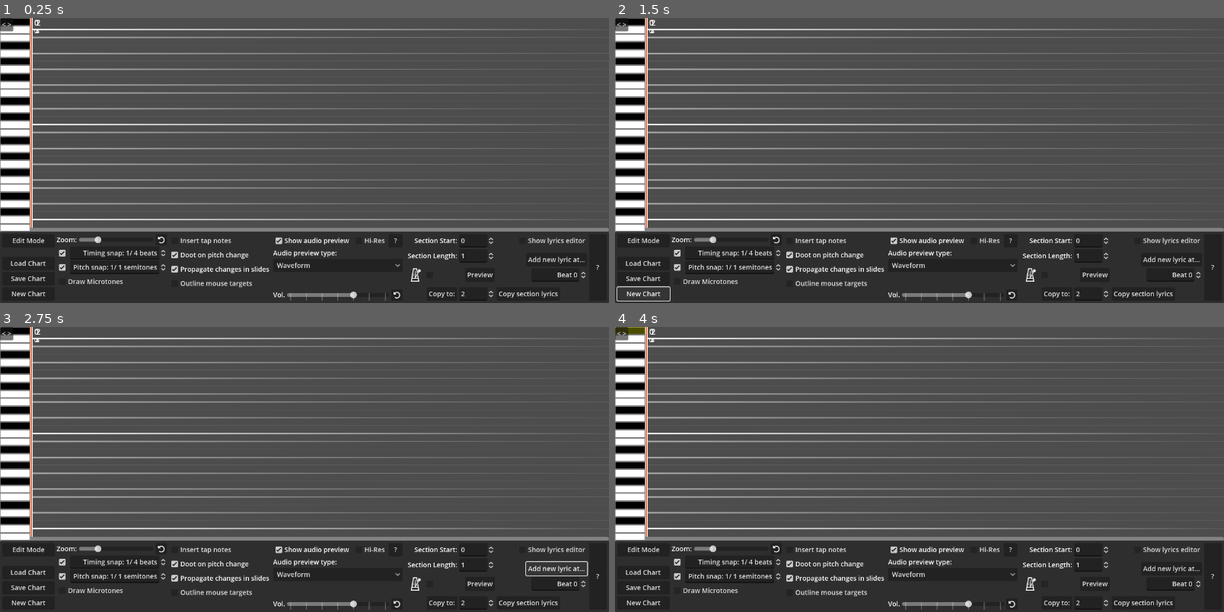
Above: before the commit, frames 1-4 (two rows, left to right).
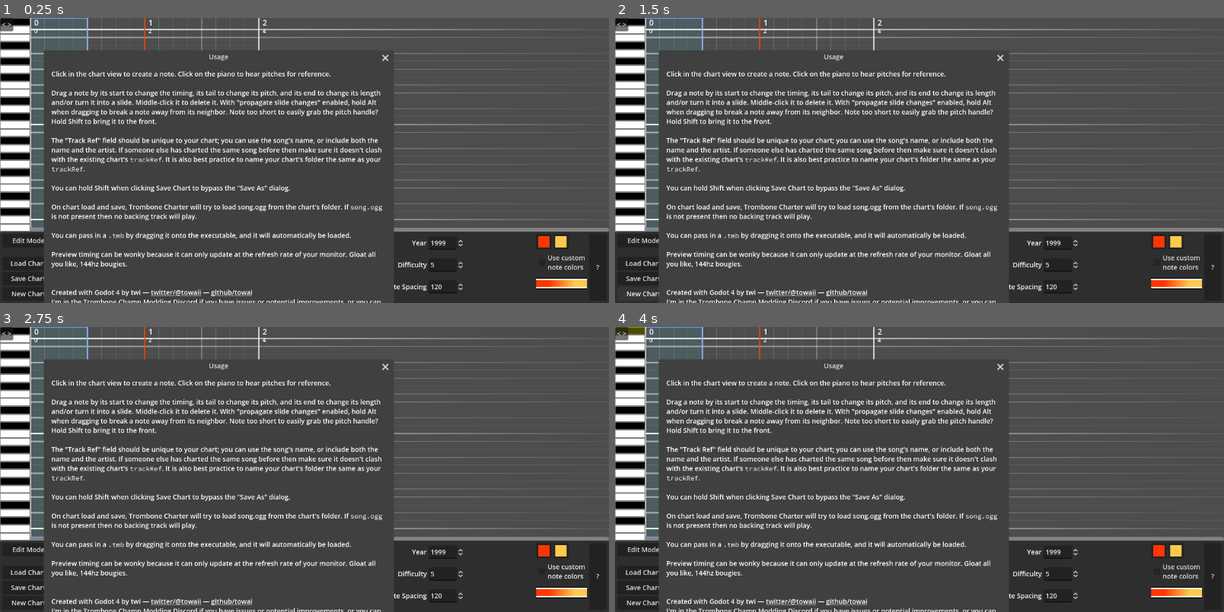
Above: after the commit, the same moments.

Repository: towai/TromboneCharter
Game: Godot game, scene res://main.tscn
Two runs of this game, one before a commit and one after it. Both use one fixed random seed, a clock stepped at 60 frames per second and the inputs below. Sound files missing from this copy of the repository are replaced by a short silence.
Inputs (mouse positions are in pixels of both pictures, inside the frame that each line leads up to):
- Up to frame 1 (0.25 s): no input
- Up to frame 2 (1.5 s): click "New Chart" at 0.5 s; click "New Chart" at 1.25 s
- Up to frame 3 (2.75 s): click (554, 569) at 2 s, where only the run before the commit has a clickable "Add new lyric at..."
- Up to frame 4 (4 s): click (1169, 569) at 2.75 s, where only the run before the commit has a clickable "Add new lyric at..."; click (627, 329) at 3.52 s

The runs differ from the first frame. In frame 1, 17% of the frame differs, in the area x 5-97%, y 0-100%; in frame 2, 17%; in frame 3, 17%; in frame 4, 17%.
Error before the commit: Parse Error: Identifier "AudioLoader" not declared in the current scope. (res://main.gd:138)

Commit message:
remove ffmpeg wav playback/conversion stuff

Diff:
--- a/ffmpeg_worker.gd
+++ b/ffmpeg_worker.gd
@@ -24,22 +24,6 @@
 	print(output[0].split("\r\n")[0].substr(0,21))
 	return true
 
-# TODO deprecate in favor of runtime Ogg loading
-func try_to_convert_ogg(path:String) -> int:
-	var dir = path.substr(0,path.rfind("/"))
-	if dir == path: dir = path.substr(0,path.rfind("\\"))
-	var args = PackedStringArray([
-			"-i",
-			'%s' % path,
-			'%s' % (dir + "/song.wav")
-			])
-
-	var output = []
-	var err = OS.execute(ffmpeg_path,args,output,true,true)
-	print(output[0].c_unescape())
-	print(output.size())
-	return err
-
 
 func draw_wavechunk(start:float,end:float,dir:String,hi_res:bool,type:int=0,idx:int=0):
 	var wavechunkpath := '%s/wav%d.png' % [dir,idx]
--- a/main.gd
+++ b/main.gd
@@ -77,9 +77,8 @@
 	var dir = saveload.on_load_dialog_file_selected(path)
 	%TrackPlayer.stream = null
 	emit_signal("chart_loaded")
-	if settings.load_stream_upon_chart_io:
-		var err = try_to_load_stream(dir)
-		if err: print("No stream loaded -- %s" % error_string(err))
+	var err = try_to_load_stream(dir)
+	if err: print("No stream loaded -- %s" % error_string(err))
 	if %BuildWaveform.button_pressed: %WavePreview.build_wave_preview()
 
 
@@ -107,10 +106,8 @@
 	cfg.set_value("Config", "saved_dir", dir)
 	try_cfg_save()
 
-	if !%Settings.load_stream_upon_chart_io: return
-	else:
-		err = try_to_load_stream(dir)
-		if err: print("No stream loaded -- %s" % error_string(err))
+	err = try_to_load_stream(dir)
+	if err: print("No stream loaded -- %s" % error_string(err))
 
 #region AudioLoading
 # TODO should we perhaps give the TrackPlayer a script and give it these?
@@ -127,35 +124,14 @@
 	%TrackPlayer.stream = stream
 	return OK
 
-# TODO deprecate entirely in favor of Ogg runtime loading (godot/commit/e391eae)
-func try_to_load_wav(path:String) -> int:
-	print("Try load wav from %s" % path)
-	var f = FileAccess.open(path,FileAccess.READ)
-	if f == null:
-		var err = FileAccess.get_open_error()
-		return err
-
-	var stream := AudioLoader.loadfile(path, false) as AudioStreamWAV
-	if stream == null :
-		print("stream null?")
-		return ERR_FILE_CANT_READ
-	elif stream.data == null || stream.data.is_empty():
-		print("no data?")
-		return ERR_FILE_CANT_READ
-
-	%TrackPlayer.stream = stream
-	return OK
-
 
 func try_to_load_stream(dir) -> int:
 	var err : int
 	if Global.version == "4.2":
 		err = try_to_load_ogg(dir + "/song.ogg")
 		if err:
-			print("%s -- maybe there's only a .wav"
+			print("Failed to load song.ogg: %s"
 					% error_string(err))
-			err = saveload.load_wav_or_convert_ogg(dir)
-	else: err = saveload.load_wav_or_convert_ogg(dir)
 	return err
 #endregion
 
--- a/main.tscn
+++ b/main.tscn
@@ -112,14 +112,14 @@
 [node name="Instructions" type="AcceptDialog" parent="."]
 title = "Usage"
 position = Vector2i(200, 48)
-size = Vector2i(720, 629)
+size = Vector2i(720, 600)
 dialog_autowrap = true
 
 [node name="RichTextLabel" type="RichTextLabel" parent="Instructions"]
 offset_left = 8.0
 offset_top = 8.0
 offset_right = 712.0
-offset_bottom = 583.0
+offset_bottom = 554.0
 theme_override_fonts/mono_font = ExtResource("7_jt8rs")
 bbcode_enabled = true
 text = "Click in the chart view to create a note. Click on the piano to hear pitches for reference.
@@ -130,7 +130,7 @@
 
 You can hold Shift when clicking Save Chart to bypass the \"Save As\" dialog.
 
-On chart load and save, Trombone Charter will try to load song.wav from the chart's folder. If [code]song.wav[/code] is not present and you have FFmpeg, it will try to convert [code]song.ogg[/code] into [code]song.wav[/code]. This should only take a moment, even for long songs, but you can disable it in Edit Settings. Just be sure not to include [code]song.wav[/code] in your release since WAVs are huge compared to Ogg files.
+On chart load and save, Trombone Charter will try to load song.ogg from the chart's folder. If [code]song.ogg[/code] is not present then no backing track will play.
 
 You can pass in a [code].tmb[/code] by dragging it onto the executable, and it will automatically be loaded.
 
@@ -579,26 +579,6 @@
 text = "Outline mouse targets
 "
 
-[node name="HBox2" type="HBoxContainer" parent="Settings/MarginC/HBoxC/EditSettings"]
-visible = false
-layout_mode = 2
-
-[node name="TryAutoloadWAV" type="CheckBox" parent="Settings/MarginC/HBoxC/EditSettings/HBox2"]
-unique_name_in_owner = true
-layout_mode = 2
-button_pressed = true
-text = "Try to load song.wav"
-
-[node name="ConvertOgg" type="CheckBox" parent="Settings/MarginC/HBoxC/EditSettings"]
-unique_name_in_owner = true
-visible = false
-layout_mode = 2
-size_flags_horizontal = 0
-tooltip_text = "Requires ffmpeg."
-button_pressed = true
-text = "Convert song.ogg if song.wav missing"
-alignment = 2
-
 [node name="HBox" type="HBoxContainer" parent="Settings/MarginC/HBoxC/EditSettings"]
 layout_mode = 2
 
@@ -669,15 +649,6 @@
 [node name="VolReset" type="Button" parent="Settings/MarginC/HBoxC/EditSettings/Vol"]
 layout_mode = 2
 icon = ExtResource("14_8wa4s")
-
-[node name="WAVLoadedLabel" type="Label" parent="Settings/MarginC/HBoxC/EditSettings"]
-unique_name_in_owner = true
-visible = false
-layout_mode = 2
-size_flags_vertical = 8
-text = "no song.wav loaded!"
-horizontal_alignment = 1
-vertical_alignment = 2
 
 [node name="RefreshButton" type="Button" parent="Settings/MarginC/HBoxC/EditSettings"]
 visible = false
--- a/save_load.gd
+++ b/save_load.gd
@@ -26,34 +26,6 @@
 	cfg.set_value("Config","saved_dir", dir)
 	main.try_cfg_save()
 	return dir
-
-# TODO remove this whole thing once properly deprecated
-func load_wav_or_convert_ogg(dir:String) -> int:
-	var err = main.try_to_load_wav(dir + "/song.wav")
-	if err:
-		print("No wav loaded -- %s" % error_string(err))
-		if %Settings.convert_ogg:
-			print("try to convert song.ogg to wav")
-			DirAccess.open(dir)
-			err = DirAccess.get_open_error()
-			if err:
-				print("DirAccess error : %s" % error_string(err))
-				return err
-			var oggpath := dir + "/song.ogg"
-			if !FileAccess.file_exists(oggpath):
-				print("song.ogg not present in the tmb's folder")
-				return ERR_FILE_NOT_FOUND
-			err = Global.ffmpeg_worker.try_to_convert_ogg(oggpath)
-			if !err:
-				var wav_err = main.try_to_load_wav(dir + "/song.wav")
-				if wav_err: print("ffmpeg success but couldn't load resulting wav?")
-			else: # redundant to print explanation, label tells us if ffmpeg's missing
-				print("conversion failed: " + error_string(err))
-				return err
-
-	%WAVLoadedLabel.text = "song.wav loaded!" if %TrackPlayer.stream != null \
-			else "no ffmpeg!" if err == -1 else "no song.wav loaded!"
-	return err
 
 
 func validate_win_path(path:String):
--- a/settings.gd
+++ b/settings.gd
@@ -31,10 +31,6 @@
 var zoom : float = 1.0
 var propagate_changes : bool:
 	get: return %PropagateChanges.button_pressed
-var load_stream_upon_chart_io: bool:
-	get: return %TryAutoloadWAV.button_pressed
-var convert_ogg: bool:
-	get: return %ConvertOgg.button_pressed
 
 var use_custom_colors : bool:
 	get: return %UseColors.button_pressed
@@ -86,11 +82,10 @@
 
 func _toggle_ffmpeg_features():
 	var disable = !Global.ffmpeg_worker.ffmpeg_exists
-	%TryAutoloadWAV.disabled = disable
-	%ConvertOgg.disabled = disable
 	%BuildWaveform.disabled = disable
 	%HiResWave.disabled = disable
 	%FFmpegHelp.visible = disable
+	%PreviewType.disabled = disable
 
 
 func _update_values():
Not shown, removed: .gitmodules
